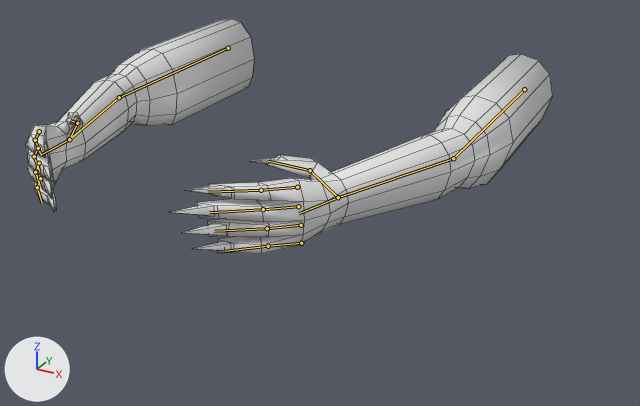
The Blender file Game/Assets/Models/wolfhands.blend: old version first, new version second.
Both versions are drawn from a 50 mm lens placed at (10.99, -18.93, 6.72), pointed at (-0.14, 1.29, -3.39). Every picture has the same lights, and +X, +Y and +Z are marked at lower left. The bones that bend it are drawn over the model as lines. Mesh edges are drawn as thin lines.
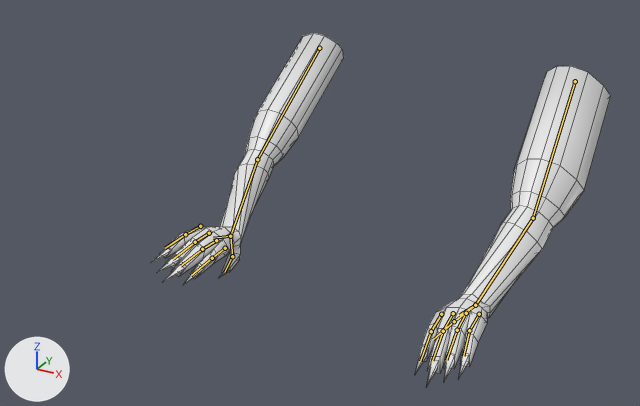
The newer file adds an action. The first version stands in its rest pose; the second is drawn at frame 40 of the action 'ArmatureAction'.

Changed parts and their boxes [x1, y1, x2, y2] in the pictures (640 x 406 px):
'Cube', posed (13% narrower, 51% taller): before [25, 19, 553, 254]; after [151, 33, 611, 388]
bone 'upper_arm_l', root to tip: before (524, 89) to (453, 158); after (575, 81) to (533, 218)
bone 'lower_arm_l', root to tip: before (453, 158) to (338, 197); after (533, 218) to (475, 305)
bone 'wrist_l', root to tip: before (338, 197) to (299, 213); after (475, 305) to (459, 315)
bone 'upper_arm_r', root to tip: before (228, 48) to (119, 97); after (319, 48) to (257, 159)
bone 'lower_arm_r', root to tip: before (119, 97) to (69, 139); after (257, 159) to (230, 236)
bone 'wrist_r', root to tip: before (69, 139) to (41, 154); after (230, 236) to (213, 238)
bone 'thumb1_r', root to tip: before (69, 139) to (77, 123); after (230, 236) to (232, 256)
bone 'thumb2_r', root to tip: before (77, 123) to (70, 120); after (232, 256) to (224, 272)
bone 'finger_1_1_r', root to tip: before (39, 131) to (35, 140); after (225, 248) to (212, 258)
bone 'finger_2_1_r', root to tip: before (38, 148) to (34, 156); after (216, 240) to (202, 249)
bone 'finger_3_1_r', root to tip: before (39, 163) to (35, 172); after (209, 233) to (195, 242)
bone 'finger_4_1_r', root to tip: before (40, 178) to (37, 187); after (200, 226) to (185, 234)

The edits, one by one:
Bone 'upper_arm_l' (bone_upper_arm_l) moves from (0.0, 0.0, 0.0) to (0.0, -5.86, 1.53).
Bone 'upper_arm_l' (bone_upper_arm_l) turns from (0, 0, 0) to (54, 44, 42) degrees about its own x, y and z.
Bone 'lower_arm_l' (bone_lower_arm_l) turns from (0, 0, 0) to (-12, 3, -19) degrees about its own x, y and z.
Bone 'wrist_l' (bone_wrist_l) turns from (0, 0, 0) to (-20, 40, -46) degrees about its own x, y and z.
Bone 'upper_arm_r' (bone_upper_arm_r) moves from (0.0, 0.0, 0.0) to (0.0, -5.86, 1.53).
Bone 'upper_arm_r' (bone_upper_arm_r) turns from (0, 0, 0) to (48, -42, -34) degrees about its own x, y and z.
Bone 'lower_arm_r' (bone_lower_arm_r) turns from (0, 0, 0) to (-14, -3, 19) degrees about its own x, y and z.
Bone 'wrist_r' (bone_wrist_r) turns from (0, 0, 0) to (-35, -51, 63) degrees about its own x, y and z.
Bone 'thumb1_r' (bone_thumb1_r) turns from (0, 0, 0) to (2, 7, 6) degrees about its own x, y and z.
Bone 'thumb2_r' (bone_thumb2_r) turns from (0, 0, 0) to (-5, -15, 3) degrees about its own x, y and z.
Bone 'finger_1_1_r' (bone_finger_1_1_r) turns from (0, 0, 0) to (-2, -4, 6) degrees about its own x, y and z.
Bone 'finger_2_1_r' (bone_finger_2_1_r) turns from (0, 0, 0) to (1, -1, 6) degrees about its own x, y and z.
Bone 'finger_3_1_r' (bone_finger_3_1_r) turns from (0, 0, 0) to (1, 1, 3) degrees about its own x, y and z.
Bone 'finger_4_1_r' (bone_finger_4_1_r) turns from (0, 0, 0) to (5, 6, 3) degrees about its own x, y and z.
